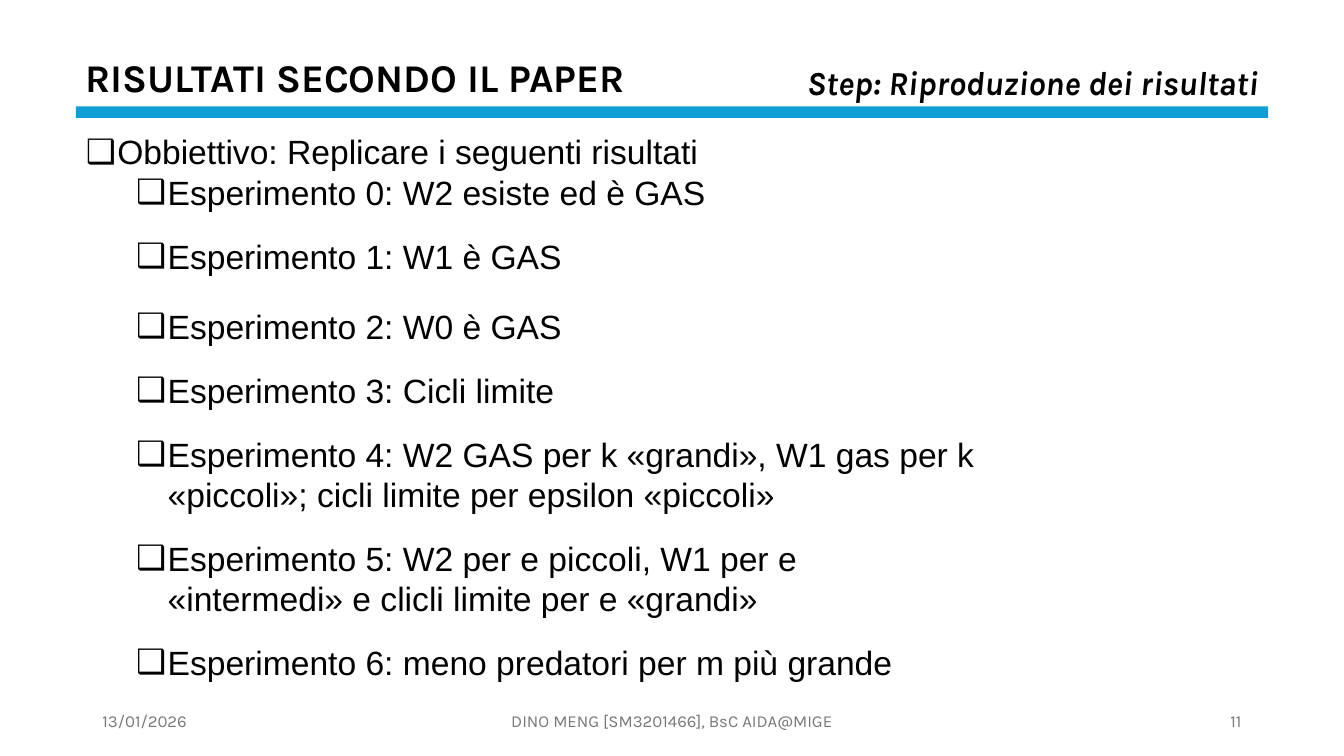
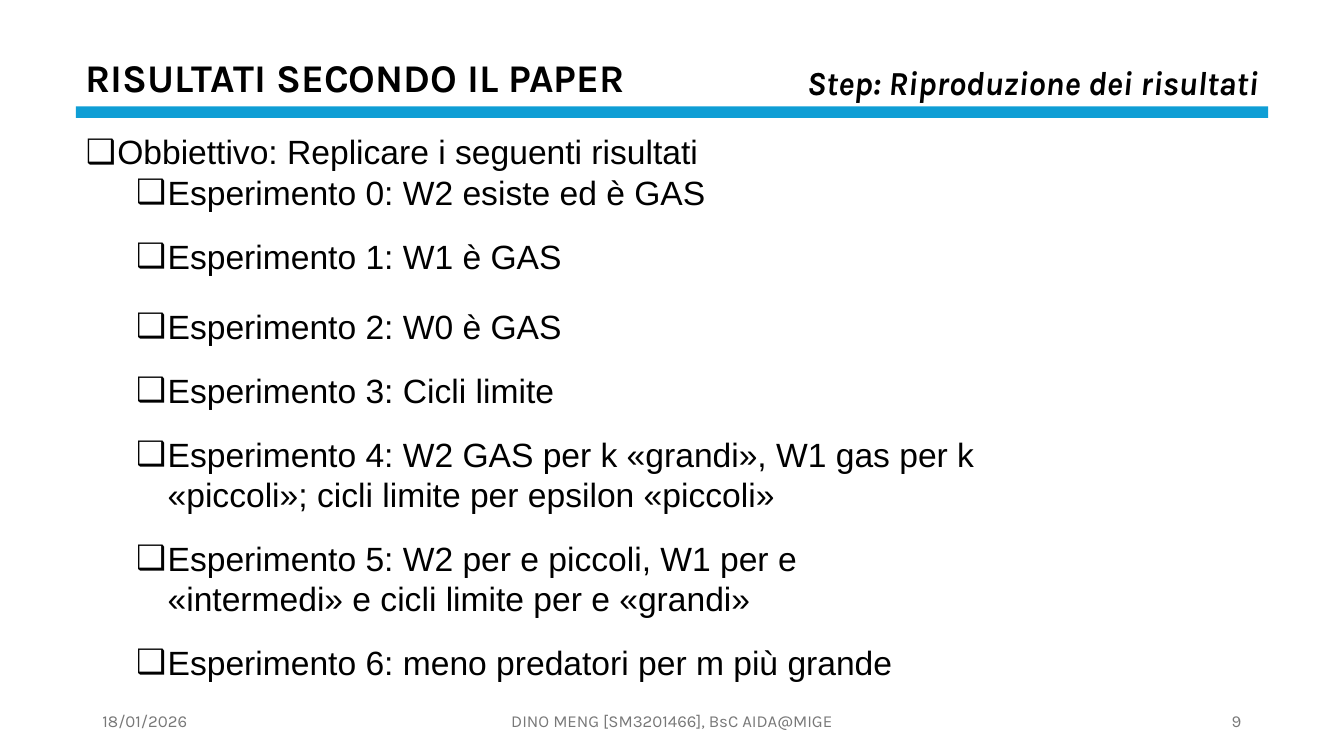
Before and after one commit to OdinMeng/AIDA-UNIVERSITY-NOTES-2025-2026, a slide deck: slide 9 of Complex Systems/project/PresentationPROJECTSM3201466.pptx (slide 11 before the commit). Drawn at 1344x756 pixels with LibreOffice and Linux fonts; fonts in the diff are those of the drawing. Boxes give left, top, right and bottom in pixels: in the first picture for what was removed or moved away, otherwise in the second. Text is boxed around its words. In the diff, an @@ line names an element or a change of style, - is before the commit and + after.

```diff
--- a/Complex Systems/project/PresentationPROJECTSM3201466.pptx
+++ b/Complex Systems/project/PresentationPROJECTSM3201466.pptx
@@ text at <box>168,546,797,618</box>: text changed @@
-  ❑ Esperimento 5: W2 per e piccoli, W1 per e «intermedi» e clicli limite per e «grandi»
+  ❑ Esperimento 5: W2 per e piccoli, W1 per e «intermedi» e cicli limite per e «grandi»
@@ text at <box>102,715,187,728</box>: text changed @@
-13/01/2026
+18/01/2026
@@ page number at <box>1232,716,1242,727</box>: text changed @@
-11
+9
```
Also in this commit, not shown: 39 other slides changed, 2 slides added, 7 slides removed, 5 other files.
